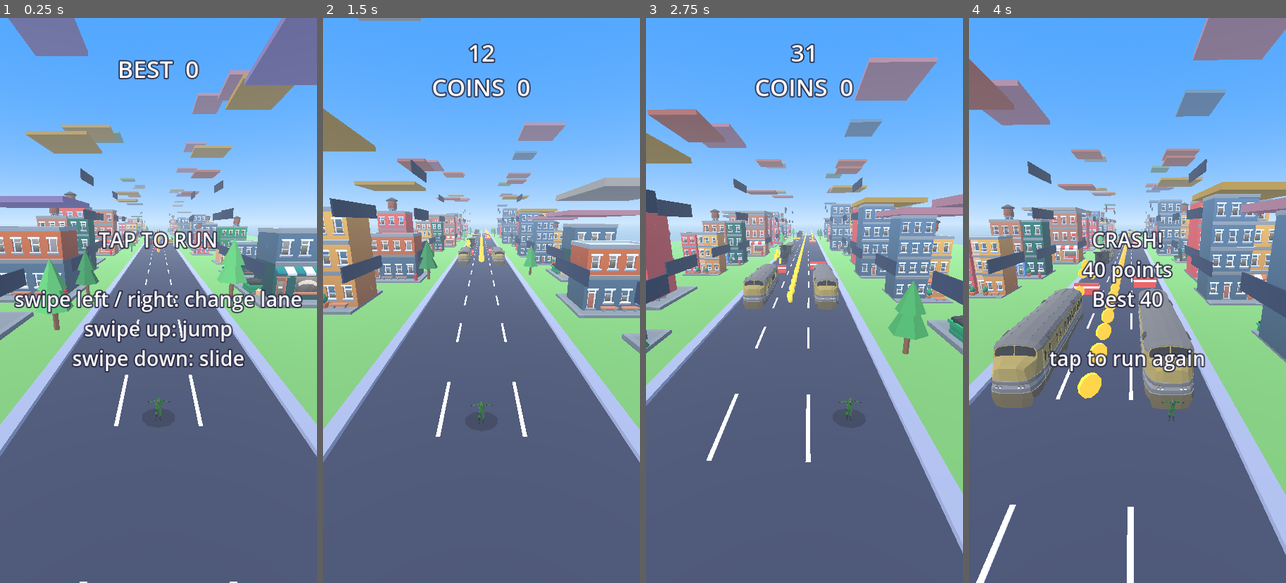
Above: before the commit, frames 1-4 (left to right).
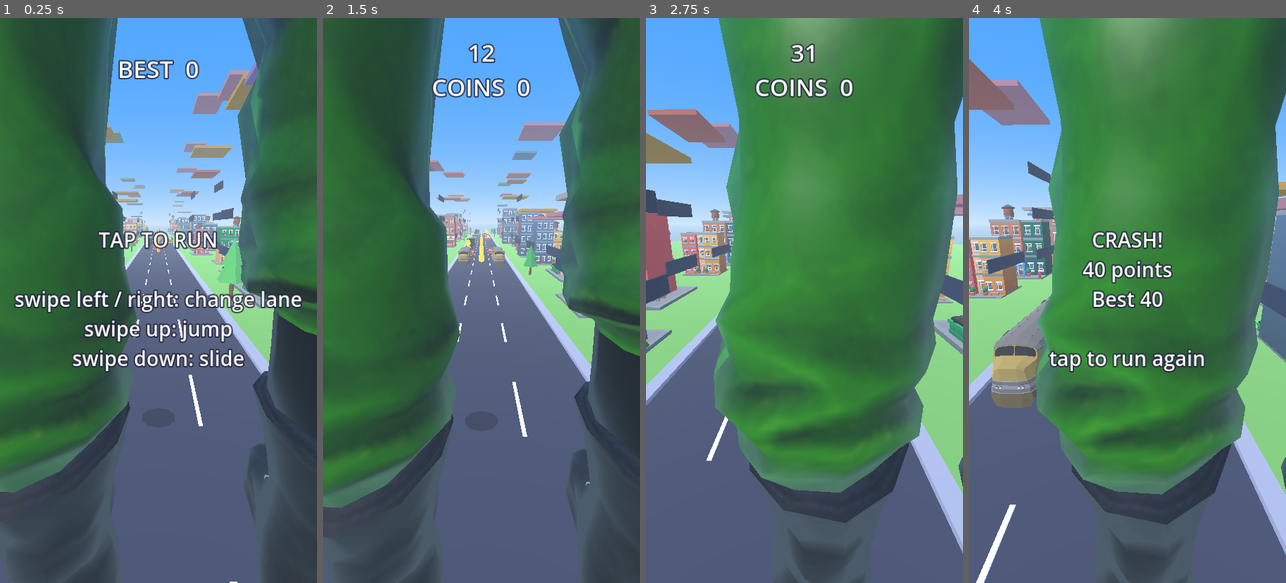
Above: after the commit, the same moments.

Repository: akshathgaming198028-cell/EndlessGame
Game: Godot game, scene res://main.tscn
Same seed, same stepped clock (60 frames per second), same inputs: the game is played once before the commit and once after it.
Inputs (mouse positions are in pixels of both pictures, inside the frame that each line leads up to):
- Up to frame 1 (0.25 s): no input
- Up to frame 2 (1.5 s): tap Enter at 0.5 s; move the mouse to (551, 272) at 0.52 s; hold Right 0.53-1.25 s; click (551, 272) at 0.67 s; tap Space at 0.77 s; drag from (418, 328) to (465, 413) at 1.27 s
- Up to frame 3 (2.75 s): move the mouse to (836, 176) at 2.02 s; hold Right from 2.03 s (still down)
- Up to frame 4 (4 s): release Right at 2.75 s; drag from (1111, 413) to (1032, 215) at 2.77 s; tap Enter at 3.5 s; move the mouse to (1222, 385) at 3.52 s; hold Left from 3.53 s (still down); tap Space at 3.77 s

The runs differ from the first frame. In frame 1, 54% of the frame differs, in the area x 0-100%, y 0-100%; in frame 2, 56%; in frame 3, 58%, in the area x 21-100%, y 0-100%; in frame 4, 57%.

Commit message:
Character: pose the Mixamo rig in code (run, jump, slide, fall, idle)
Co-Authored-By: Claude Haiku 5.5 <noreply@anthropic.com>
Claude-Session: https://claude.ai/code/session_01DDNfUcEeZJQNoZPcRL3Cag

Diff:
--- a/main.gd
+++ b/main.gd
@@ -302,6 +302,7 @@
 			custom_model = ps.instantiate()
 			body.add_child(custom_model)
 			anim = _find_anim(custom_model)
+			_setup_rig(custom_model)
 			return
 
 	# procedural low-poly runner (placeholder until you bring your own model)
@@ -335,6 +336,98 @@
 		else:
 			leg_r = leg
 			arm_r = arm
+
+
+# --- Character rig (Mixamo skeleton, no animations in the file, so we pose the bones in code) ---
+const PLAYER_HEIGHT := 1.8
+var skel: Skeleton3D = null
+var bone_ids := {}
+
+
+func _setup_rig(model: Node3D) -> void:
+	# Mixamo models face +Z and come in tiny units: turn to face -Z (our run direction) and fit to player height
+	model.rotation_degrees.y = 180.0
+	var box := _model_box(model, body)
+	if box.size.y > 0.0:
+		var k := PLAYER_HEIGHT / box.size.y
+		var c := box.get_center()
+		model.scale = Vector3.ONE * k
+		model.position = Vector3(-k * c.x, -k * box.position.y, -k * c.z)
+	skel = _find_skeleton(model)
+	if skel != null:
+		for nm in ["Spine", "LeftArm", "RightArm", "LeftUpLeg", "RightUpLeg", "LeftLeg", "RightLeg"]:
+			bone_ids[nm] = skel.find_bone("mixamorig:" + nm)
+
+
+func _find_skeleton(n: Node) -> Skeleton3D:
+	if n is Skeleton3D:
+		return n
+	for c in n.get_children():
+		var r := _find_skeleton(c)
+		if r != null:
+			return r
+	return null
+
+
+func _bone_q(nm: String, target: Quaternion, k: float) -> void:
+	var id: int = bone_ids.get(nm, -1)
+	if id < 0:
+		return
+	skel.set_bone_pose_rotation(id, skel.get_bone_pose_rotation(id).slerp(target, k))
+
+
+func _animate_rig(dt: float) -> void:
+	var k := 1.0 - exp(-14.0 * dt)
+	var sw := sin(run_t)
+	var spine := 0.0
+	var l_thigh := 0.0
+	var r_thigh := 0.0
+	var l_knee := 0.0
+	var r_knee := 0.0
+	var l_arm := Quaternion()
+	var r_arm := Quaternion()
+	if state == State.DEAD:
+		spine = 0.9
+		l_thigh = 0.2
+		r_thigh = -0.2
+		l_arm = Quaternion(Vector3(0, 0, 1), 2.0)
+		r_arm = Quaternion(Vector3(0, 0, 1), -2.0)
+	elif state == State.MENU:
+		var br := sin(Time.get_ticks_msec() * 0.003) * 0.05
+		spine = br
+		l_arm = Quaternion(Vector3.UP, 0.1 + br)
+		r_arm = Quaternion(Vector3.UP, -0.1 - br)
+	elif slide_t > 0.0:
+		spine = -0.9
+		l_thigh = -1.2
+		r_thigh = -1.2
+		l_knee = 1.3
+		r_knee = 1.3
+		l_arm = Quaternion(Vector3.UP, 0.4)
+		r_arm = Quaternion(Vector3.UP, -0.4)
+	elif not on_ground:
+		l_thigh = -0.6
+		r_thigh = 0.4
+		l_knee = 0.9
+		r_knee = 0.3
+		l_arm = Quaternion(Vector3(0, 0, 1), 2.0)
+		r_arm = Quaternion(Vector3(0, 0, 1), -2.0)
+	else:
+		l_thigh = sw * 0.9
+		r_thigh = -sw * 0.9
+		l_knee = maxf(0.0, -sw) * 1.1
+		r_knee = maxf(0.0, sw) * 1.1
+		var arm := -sw * 0.7
+		l_arm = Quaternion(Vector3.UP, arm)
+		r_arm = Quaternion(Vector3.UP, arm)
+		spine = 0.05
+	_bone_q("Spine", Quaternion(Vector3.RIGHT, spine), k)
+	_bone_q("LeftUpLeg", Quaternion(Vector3.RIGHT, l_thigh), k)
+	_bone_q("RightUpLeg", Quaternion(Vector3.RIGHT, r_thigh), k)
+	_bone_q("LeftLeg", Quaternion(Vector3.RIGHT, -l_knee), k)
+	_bone_q("RightLeg", Quaternion(Vector3.RIGHT, -r_knee), k)
+	_bone_q("LeftArm", l_arm, k)
+	_bone_q("RightArm", r_arm, k)
 
 
 func _find_anim(n: Node) -> AnimationPlayer:
@@ -975,6 +1068,9 @@
 	blob.scale = Vector3(bs, 1.0, bs * 0.8)
 	blob.visible = state != State.DEAD or py > 0.0
 
+	if custom_model != null and skel != null:
+		_animate_rig(dt)
+		return
 	if custom_model != null:
 		var kw := "run"
 		if state == State.DEAD:
